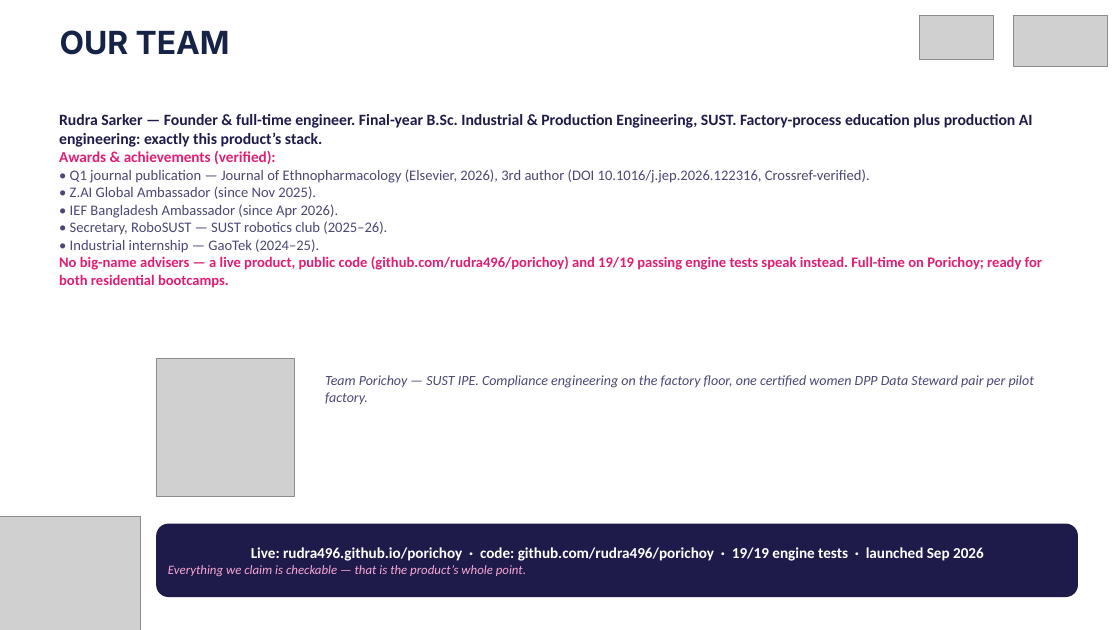
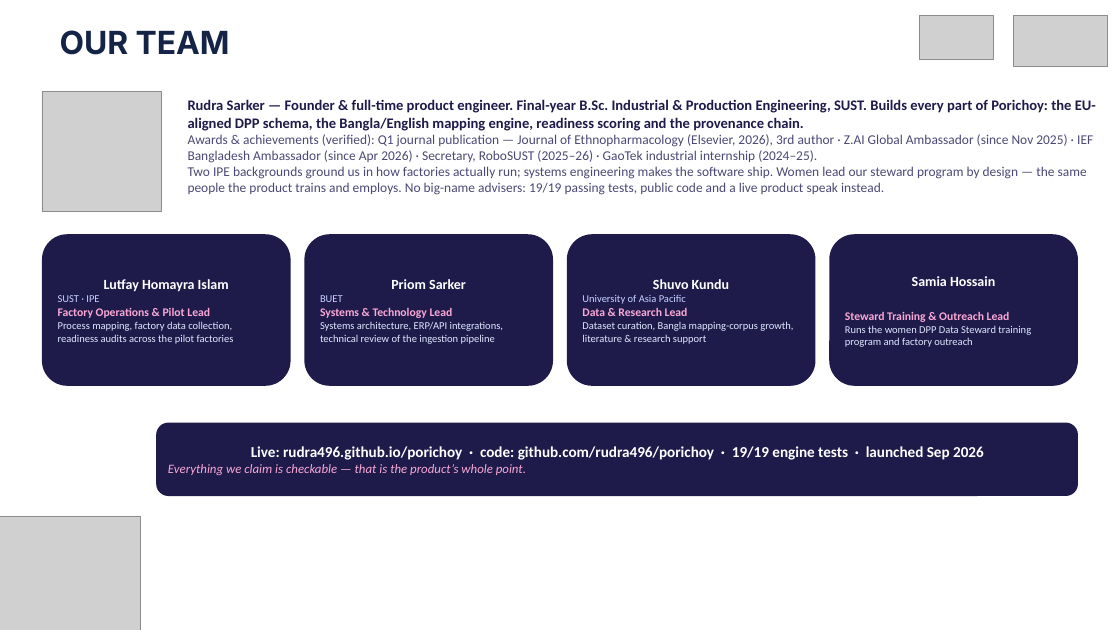
Before and after one commit to rudra496/porichoy, a slide deck: slide 7 of deck/Porichoy_Pitch_Deck.pptx. Drawn at 1120x630 pixels with LibreOffice and Linux fonts; fonts in the diff are those of the drawing; grey boxes stand for pictures. Boxes give left, top, right and bottom in pixels: in the first picture for what was removed or moved away, otherwise in the second. Text is boxed around its words. In the diff, an @@ line names an element or a change of style, - is before the commit and + after.

Commit message:
Team slide: 5-member team (Lutfay/Priom/Shuvo/Samia cards with roles+contributions), founder achievements retained

```diff
--- a/deck/Porichoy_Pitch_Deck.pptx
+++ b/deck/Porichoy_Pitch_Deck.pptx
@@ picture: place and size @@
-picture at [156,359,294,497]
+picture at [42,92,161,211]
@@ text at [188,99,1096,195]: text changed; size 12.5 to 11.5 pt; bold off @@
-Rudra Sarker — Founder & full-time engineer. Final-year B.Sc. Industrial & Production Engineering, SUST. Factory-process education plus production AI engineering: exactly this product’s stack.
-Awards & achievements (verified):
-• Q1 journal publication — Journal of Ethnopharmacology (Elsevier, 2026), 3rd author (DOI 10.1016/j.jep.2026.122316, Crossref-verified).
-• Z.AI Global Ambassador (since Nov 2025).
-• IEF Bangladesh Ambassador (since Apr 2026).
-• Secretary, RoboSUST — SUST robotics club (2025–26).
-• Industrial internship — GaoTek (2024–25).
-No big-name advisers — a live product, public code (github.com/rudra496/porichoy) and 19/19 passing engine tests speak instead. Full-time on Porichoy; ready for both residential bootcamps.
+Rudra Sarker — Founder & full-time product engineer. Final-year B.Sc. Industrial & Production Engineering, SUST. Builds every part of Porichoy: the EU-aligned DPP schema, the Bangla/English mapping engine, readiness scoring and the provenance chain.
+Awards & achievements (verified): Q1 journal publication — Journal of Ethnopharmacology (Elsevier, 2026), 3rd author · Z.AI Global Ambassador (since Nov 2025) · IEF Bangladesh Ambassador (since Apr 2026) · Secretary, RoboSUST (2025–26) · GaoTek industrial internship (2024–25).
+Two IPE backgrounds ground us in how factories actually run; systems engineering makes the software ship. Women lead our steward program by design — the same people the product trains and employs. No big-name advisers: 19/19 passing tests, public code and a live product speak instead.
@@ rounded rectangle added at [42,234,291,386], fill #1E1B4B, 9 pt, text #E0E7FF @@
+Lutfay Homayra Islam
+SUST · IPE
+Factory Operations & Pilot Lead
+Process mapping, factory data collection, readiness audits across the pilot factories
@@ rounded rectangle added at [304,234,553,386], fill #1E1B4B, 9 pt, text #E0E7FF @@
+Priom Sarker
+BUET
+Systems & Technology Lead
+Systems architecture, ERP/API integrations, technical review of the ingestion pipeline
@@ rounded rectangle added at [567,234,816,386], fill #1E1B4B, 9 pt, text #E0E7FF @@
+Shuvo Kundu
+University of Asia Pacific
+Data & Research Lead
+Dataset curation, Bangla mapping-corpus growth, literature & research support
@@ rounded rectangle added at [829,234,1078,386], fill #1E1B4B, 9 pt, text #E0E7FF @@
+Samia Hossain
+Steward Training & Outreach Lead
+Runs the women DPP Data Steward training program and factory outreach
@@ text removed at [325,375,1034,404] @@
-Team Porichoy — SUST IPE. Compliance engineering on the factory floor, one certified women DPP Data Steward pair per pilot factory.
@@ rounded rectangle "Live: rudra496.github.io/porichoy · code: github.com/rudra49 ...": place and size @@
-rounded rectangle "Live: rudra496.github.io/porichoy · code: github.com/rudra49 ..." at [156,523,1078,597]
+rounded rectangle "Live: rudra496.github.io/porichoy · code: github.com/rudra49 ..." at [156,423,1078,496]
```
Also in this commit, not shown: 1 other file.
